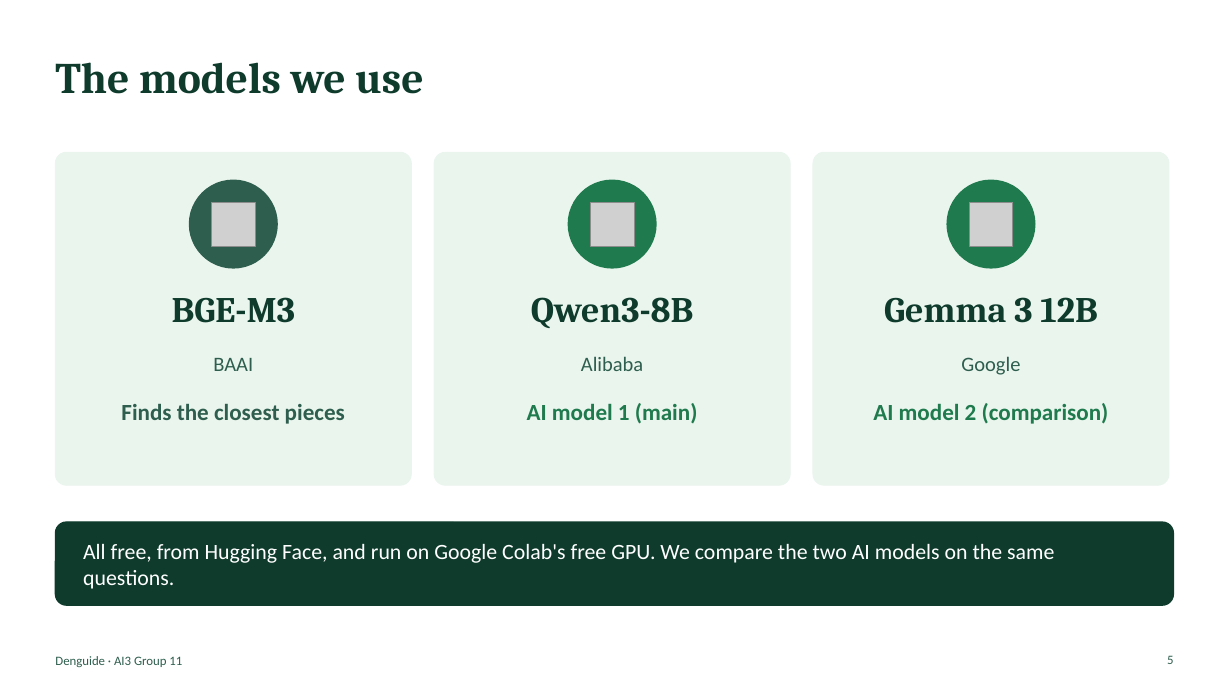
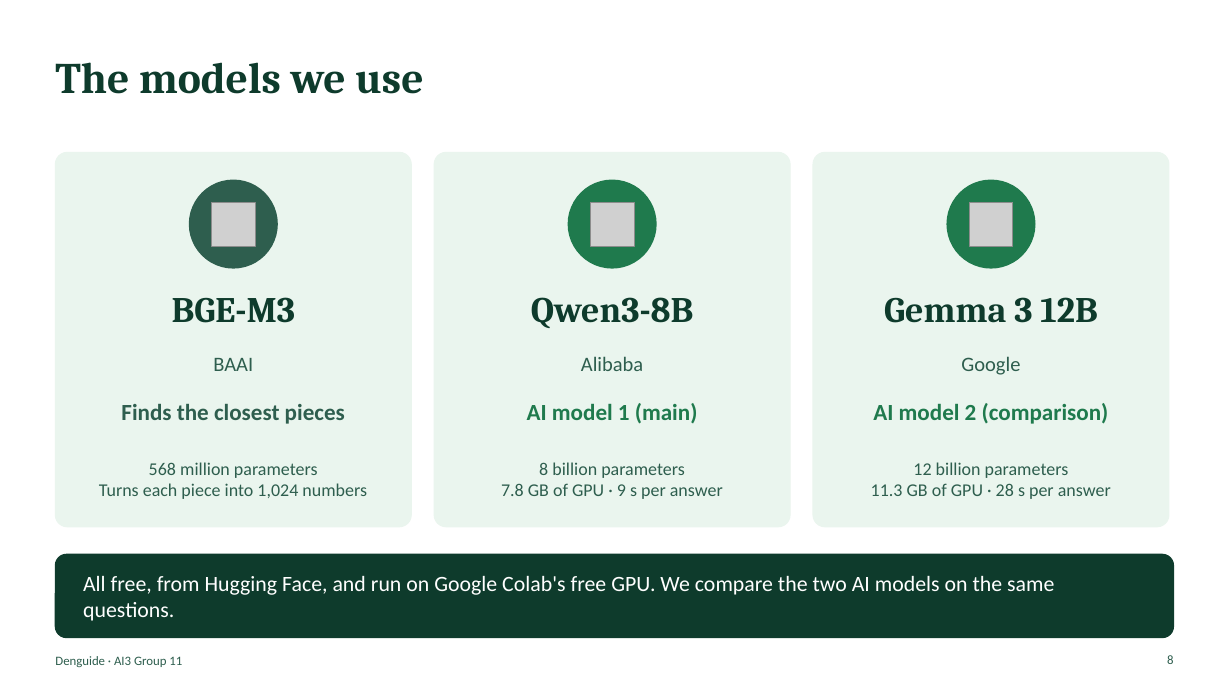
Before and after one commit to IBANNN/denguide, a slide deck: slide 8 of docs/Denguide_Progress_Deck_Check2.pptx (slide 5 before the commit). Drawn at 1232x693 pixels with LibreOffice and Linux fonts; fonts in the diff are those of the drawing; grey boxes stand for pictures. Boxes give left, top, right and bottom in pixels: in the first picture for what was removed or moved away, otherwise in the second. Text is boxed around its words. In the diff, an @@ line names an element or a change of style, - is before the commit and + after.

Commit message:
Progress deck: cleaning, pieces, metrics and sample-run slides; log issue I-14

```diff
--- a/docs/Denguide_Progress_Deck_Check2.pptx
+++ b/docs/Denguide_Progress_Deck_Check2.pptx
@@ rounded rectangle: place and size @@
-rounded rectangle at [55, 152, 411, 485]
+rounded rectangle at [55, 152, 411, 527]
@@ rounded rectangle: place and size @@
-rounded rectangle at [434, 152, 790, 485]
+rounded rectangle at [434, 152, 790, 527]
@@ rounded rectangle: place and size @@
-rounded rectangle at [813, 152, 1169, 485]
+rounded rectangle at [813, 152, 1169, 527]
@@ text added at [99, 462, 367, 499], 14 pt, text #2E5E4E @@
+568 million parameters
+Turns each piece into 1,024 numbers
@@ text added at [501, 462, 723, 499], 14 pt, text #2E5E4E @@
+8 billion parameters
+7.8 GB of GPU · 9 s per answer
@@ text added at [871, 462, 1111, 499], 14 pt, text #2E5E4E @@
+12 billion parameters
+11.3 GB of GPU · 28 s per answer
@@ rounded rectangle: place and size @@
-rounded rectangle at [55, 522, 1174, 605]
+rounded rectangle at [55, 555, 1174, 638]
@@ text "All free, from Hugging Face, ...": place and size @@
-text "All free, from Hugging Face, ..." at [83, 544, 1054, 589]
+text "All free, from Hugging Face, ..." at [83, 576, 1054, 621]
@@ page number at [1167, 655, 1173, 664]: text changed @@
-5
+8
```
Also in this commit, not shown: 7 slides added, 1 other file.
